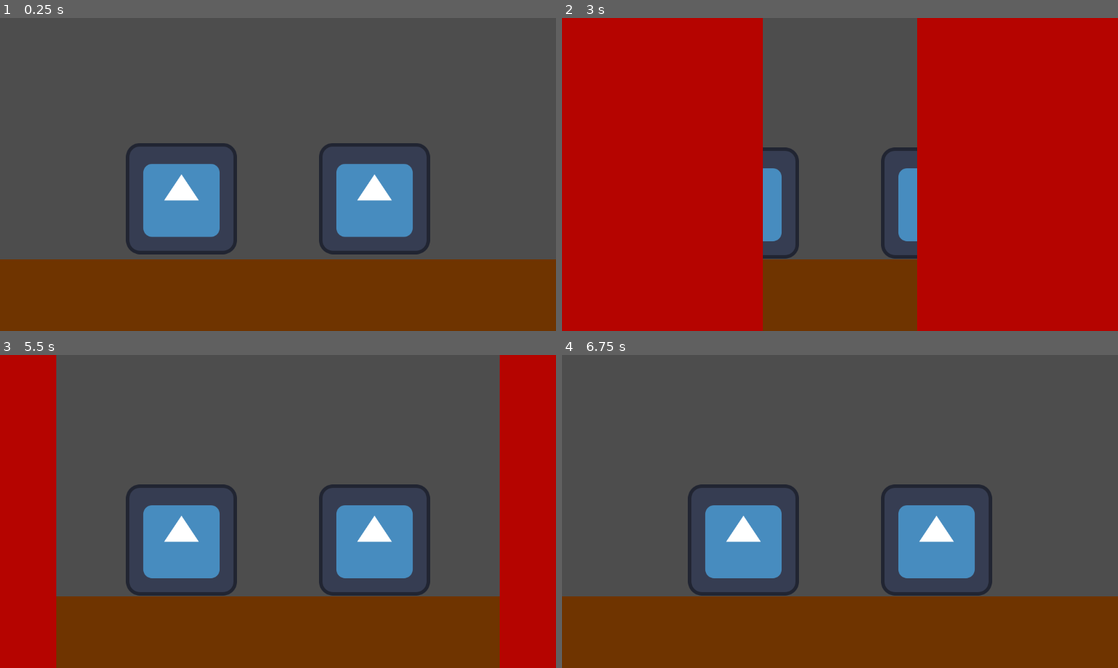
Above: before the commit, frames 1-4 (two rows, left to right).
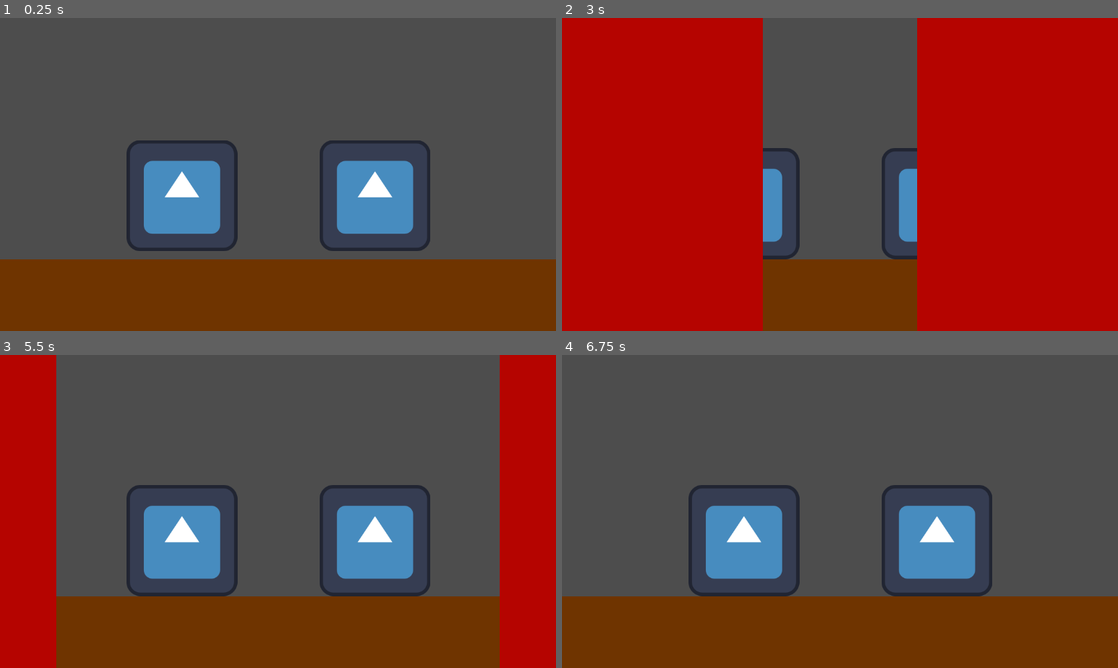
Above: after the commit, the same moments.

Repository: frn1/GGJ-2024
Game: Godot game, scene res://scenes/main.tscn
The game is run twice, just before and just after one commit, with the same random seed, the same clock (stepped at 60 frames per second) and the same inputs. The engine's default icon, where the game draws it, is replaced by a stand-in: a white triangle on a blue panel in a dark square.
Inputs (mouse positions are in pixels of both pictures, inside the frame that each line leads up to):
- Up to frame 1 (0.25 s): no input
- Up to frame 2 (3 s): move the mouse to (962, 158) at 0.52 s; hold Up (ui_up) 0.53-2.03 s; click (962, 158) at 0.67 s; move the mouse to (728, 190) at 1.27 s; move the mouse to (895, 105) at 2.02 s; hold Down (ui_down) 2.03-2.78 s; move the mouse to (812, 237) at 2.77 s; hold Up (ui_up) from 2.78 s (still down); click (812, 237) at 2.92 s
- Up to frame 3 (5.5 s): move the mouse to (444, 558) at 3.52 s; tap Enter at 4.25 s; move the mouse to (111, 464) at 4.27 s; release Up (ui_up) at 4.28 s; hold Down (ui_down) 4.28-5.03 s; tap Up (ui_up) at 4.52 s; move the mouse to (305, 511) at 5.02 s; hold Up (ui_up) from 5.03 s (still down); click (305, 511) at 5.17 s
- Up to frame 4 (6.75 s): move the mouse to (756, 433) at 5.77 s; release Up (ui_up) at 5.78 s; hold Down (ui_down) from 5.78 s (still down); tap Up (ui_up) at 6.02 s; move the mouse to (962, 495) at 6.52 s

The runs differ from the first frame. In frame 1, 2.5% of the frame differs, in the area x 22-78%, y 39-76%; in frame 2, 0.2%; in frame 3, 0.7%; in frame 4, 0.7%.

Commit message:
Fix player movement

Diff:
--- a/project.godot
+++ b/project.godot
@@ -67,7 +67,17 @@
 
 [physics]
 
+2d/run_on_separate_thread=true
+common/max_physics_steps_per_frame=10
+common/physics_jitter_fix=0.4
+2d/physics_engine="GodotPhysics2D"
 2d/default_gravity=1500.0
+2d/solver/solver_iterations=18
+2d/solver/contact_recycle_radius=0.7
+2d/solver/contact_max_allowed_penetration=0.1
+2d/solver/default_contact_bias=0.9
+box_2d/solver/velocity_iterations=10
+box_2d/solver/position_iterations=6
 
 [rendering]
 
--- a/scenes/common/player.tscn
+++ b/scenes/common/player.tscn
@@ -18,7 +18,8 @@
 size = Vector2(230, 230)
 
 [node name="Player" type="CharacterBody2D"]
-safe_margin = 0.1
+collision_priority = 5.0
+safe_margin = 0.001
 script = ExtResource("1_q6cb8")
 
 [node name="AnimatedSprite2D" type="AnimatedSprite2D" parent="."]
--- a/scenes/in_between/in_between.tscn
+++ b/scenes/in_between/in_between.tscn
@@ -13,7 +13,6 @@
 [sub_resource type="PhysicsMaterial" id="PhysicsMaterial_5abgi"]
 
 [sub_resource type="WorldBoundaryShape2D" id="WorldBoundaryShape2D_pmqvo"]
-distance = 1.0
 
 [sub_resource type="QuadMesh" id="QuadMesh_gcugj"]
 size = Vector2(1200, 200)
@@ -23,12 +22,14 @@
 
 [node name="Wall left" type="StaticBody2D" parent="."]
 position = Vector2(-650, 0)
+collision_priority = 1000.0
 
 [node name="CollisionShape2D" type="CollisionShape2D" parent="Wall left"]
 shape = SubResource("WorldBoundaryShape2D_t6ard")
 
 [node name="Wall right" type="StaticBody2D" parent="."]
 position = Vector2(650, 0)
+collision_priority = 1000.0
 
 [node name="CollisionShape2D" type="CollisionShape2D" parent="Wall right"]
 shape = SubResource("WorldBoundaryShape2D_yd41t")
@@ -37,10 +38,12 @@
 position = Vector2(0, 175)
 collision_layer = 3
 collision_mask = 0
+collision_priority = 1000.0
 physics_material_override = SubResource("PhysicsMaterial_5abgi")
 
 [node name="CollisionShape2D" type="CollisionShape2D" parent="Floor"]
 shape = SubResource("WorldBoundaryShape2D_pmqvo")
+one_way_collision_margin = 2.0
 
 [node name="MeshInstance2D" type="MeshInstance2D" parent="Floor"]
 modulate = Color(0.435294, 0.203922, 0, 1)
--- a/scenes/main.tscn
+++ b/scenes/main.tscn
@@ -1,8 +1,9 @@
-[gd_scene load_steps=4 format=3 uid="uid://bfumfrwfsko6q"]
+[gd_scene load_steps=5 format=3 uid="uid://bfumfrwfsko6q"]
 
 [ext_resource type="PackedScene" uid="uid://dmalkcbh0ud3d" path="res://scenes/common/player.tscn" id="1_s63dt"]
 [ext_resource type="PackedScene" uid="uid://b4vxdc4lt4026" path="res://scenes/in_between/in_between.tscn" id="2_edkka"]
 [ext_resource type="PackedScene" uid="uid://bnxdmngub2oru" path="res://scenes/common/minigame.tscn" id="3_sbcpi"]
+[ext_resource type="Script" path="res://scripts/thirdparty/smoother/smoother.gd" id="4_85v1h"]
 
 [node name="Game" type="Node2D"]
 
@@ -11,14 +12,13 @@
 [node name="In-between" parent="." instance=ExtResource("2_edkka")]
 
 [node name="Player 1" parent="." instance=ExtResource("1_s63dt")]
-position = Vector2(-200, 0)
-collision_layer = 3
-collision_mask = 3
+position = Vector2(-199, 0)
 
 [node name="Player 2" parent="." instance=ExtResource("1_s63dt")]
-position = Vector2(200, 0)
-collision_layer = 3
-collision_mask = 3
+position = Vector2(201, 0)
 player_number = 2
 
 [node name="Minigame" parent="." instance=ExtResource("3_sbcpi")]
+
+[node name="Smoother" type="Node" parent="."]
+script = ExtResource("4_85v1h")
Not shown, added: scripts/thirdparty/smoother/smoother.gd
Not shown, added: scripts/thirdparty/smoother/LICENSE
